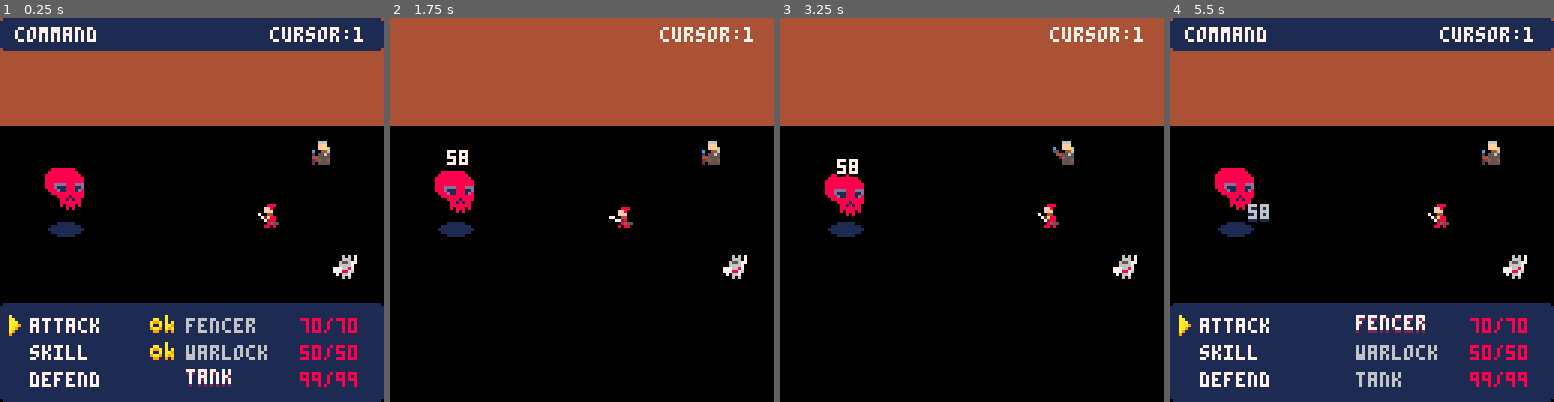
Above: before the commit, frames 1-4 (left to right).
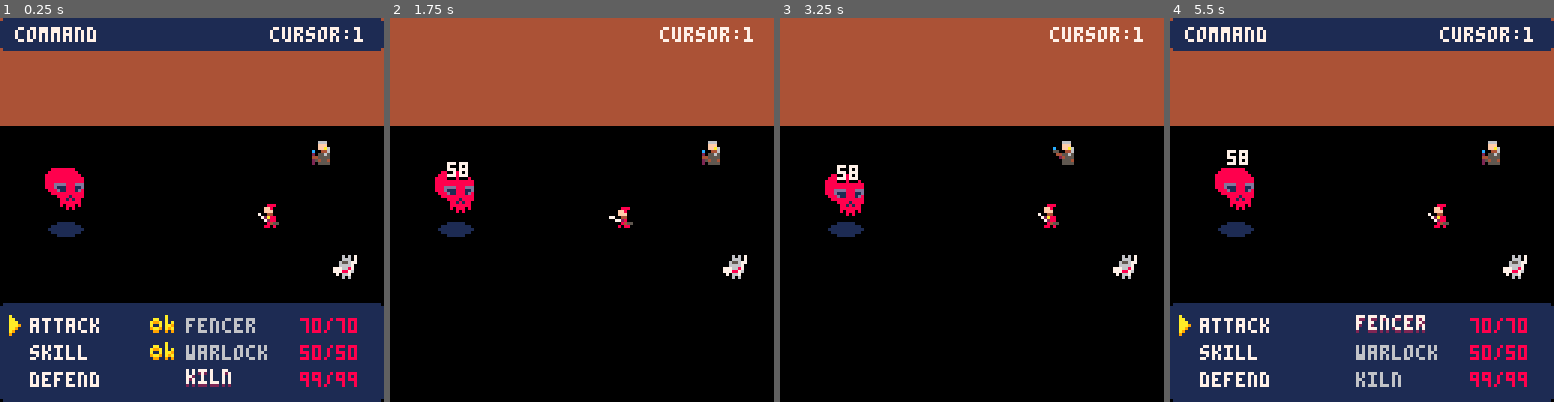
Above: after the commit, the same moments.

Repository: DevonOrxi/pico-rpg
Game: PICO-8 cartridge rpg.p8
The game is run twice, just before and just after one commit, with the same random seed, the same clock (stepped at 60 frames per second) and the same inputs.
Inputs:
- Up to frame 1 (0.25 s): no input
- Up to frame 2 (1.75 s): tap O (Z key) at 0.33, 0.7, 1.43 s; tap X (X key) at 1.07 s
- Up to frame 3 (3.25 s): tap X (X key) every 0.33 s from 2.07 to 3.07 s; tap O (Z key) at 2.22, 3.1 s; hold Down 2.42-2.82 s
- Up to frame 4 (5.5 s): tap X (X key) every 0.33 s from 3.4 to 5.4 s; hold Up 3.58-4.08 s; tap O (Z key) at 3.98, 4.87 s; hold Down 4.58-5.08 s

The runs differ from the first frame. In frame 1, 0.2% of the frame differs, in the area x 48-61%, y 91-97%; in frame 2, 0.3%; in frame 3, 0.2%; in frame 4, 0.5%, in the area x 14-61%, y 34-97%.

Commit message:
Music & animation adjustments

Diff:
--- a/rpg.p8
+++ b/rpg.p8
@@ -62,7 +62,7 @@
 classes = {
 	fencer = { command.attack, command.skill, command.defend },
 	warlock = { command.attack, command.skill, command.defend },
-	tank = { command.attack, command.skill, command.defend }
+	kiln = { command.attack, command.skill, command.defend }
 }
 
 fx = {
@@ -107,13 +107,13 @@
 		}
 	},
 
-	tank = {
-		name = "tank",
+	kiln = {
+		name = "kiln",
 		m_hp = 99, c_hp = 99,
 		atk = 7, def = 10,
 		spd = 5, mag = 4,
 		spr = 33,
-		skillset = classes.tank,
+		skillset = classes.kiln,
 		anim_frames = {
 			idle = { 33 },
 			prep_atk = { 34 },
@@ -344,7 +344,7 @@
 	players = {
 		instance_char(templates.fencer, pc_slots[1]),
 		instance_char(templates.warlock, pc_slots[2]),
-		instance_char(templates.tank, pc_slots[3])
+		instance_char(templates.kiln, pc_slots[3])
 	}
 
 	enemies = {
@@ -385,6 +385,7 @@
 
 	nav_table_pointer = "command"
 	nav_cursor_ix = 1
+	-- music(0)
 end
 
 function _update()
@@ -613,10 +614,10 @@
 				color_fg_fade = 6,
 				color_bg_fade = 0,
 				vx = 0,
-				vy = -2.5,
+				vy = -0.25,
 				timer = seconds(0.8),
-				ax = 0.025,
-				ay = 0.25
+				ax = 0,
+				ay = 0
 			}
 		)
 	end
@@ -722,14 +723,8 @@
 function draw_damage_counters()
 	for i = 1, #dmg_counters do
 		local dmg = dmg_counters[i]
-
-		if dmg.vy <= 0 then
-			print(dmg.text, dmg.x, dmg.y, dmg.color_bg_fade)
-			print(dmg.text, dmg.x, dmg.y - 1, dmg.color_fg)
-		else
-			print(dmg.text, dmg.x, dmg.y, dmg.color_bg)
-			print(dmg.text, dmg.x, dmg.y - 1, dmg.color_fg_fade)
-		end
+		print(dmg.text, dmg.x, dmg.y, dmg.color_bg_fade)
+		print(dmg.text, dmg.x, dmg.y - 1, dmg.color_fg)
 	end
 end
 
Not shown, changed: 26 lines of the sprite sheet (__gfx__) section of rpg.p8
Not shown, changed: the music (__music__) section of rpg.p8
Not shown, changed: the sound effects (__sfx__) section of rpg.p8
